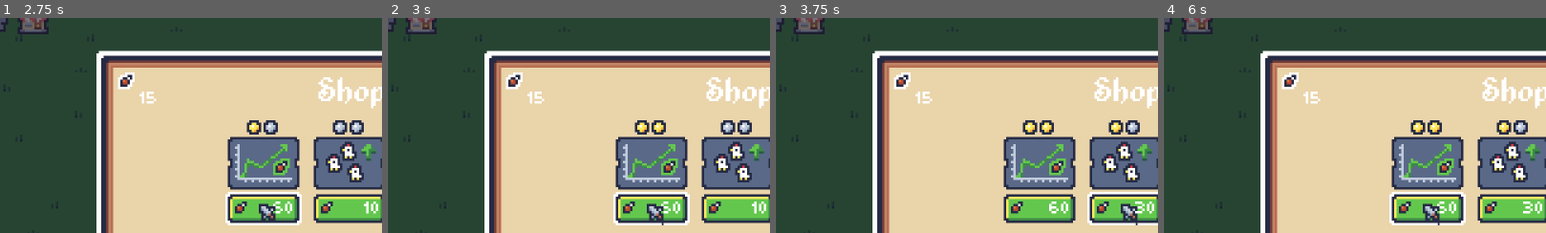
Above: before the commit, frames 1-4 (left to right).
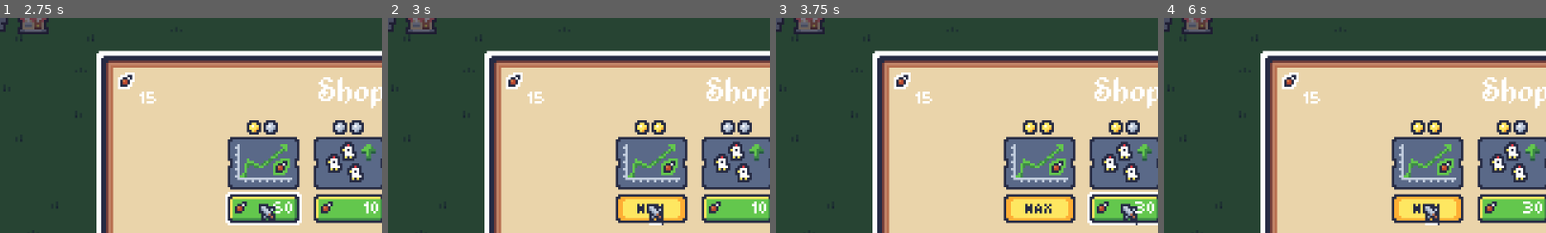
Above: after the commit, the same moments.

Repository: mrbartchak/chicken-incremental-game
Game: Godot game, scene res://ui/menu/main/main_menu.tscn
Same seed, same stepped clock (60 frames per second), same inputs: the game is played once before the commit and once after it. Sound files missing from this copy of the repository are replaced by a short silence.
Inputs (mouse positions are % of the whole screen's width and height, from its top left):
- Up to frame 1 (2.75 s): click "NEW GAME" at 0.5 s; click (9, 7) at 1.25 s; click "25" at 2 s
- Up to frame 2 (3 s): click "60" at 2.75 s
- Up to frame 3 (3.75 s): click "10" at 3.5 s
- Up to frame 4 (6 s): click "30" at 4.25 s; click (9, 7) at 5 s; click (39, 51) at 5.75 s, where only the run before the commit has a clickable "60"
The pictures show only the part of the screen within x 4-54%, y 6-56%; the shares and areas given below are measured in that part.

Frame 1 is identical in both runs. In frame 2, 2.3% of the frame differs, in the area x 59-79%, y 80-97%; in frame 3, 1.9%; in frame 4, 2.3%.

Commit message:
maxed out logo for when you... max out

Diff:
--- a/upgrades/upgrade_track_ui.gd
+++ b/upgrades/upgrade_track_ui.gd
@@ -8,6 +8,8 @@
 @onready var tier_container: HBoxContainer = $UpgradeTiers
 @onready var upgrade_icon: TextureRect = $CenterIcon/UpgradeIcon
 @onready var cost_label: Label = $PurchaseButton/CostLabel
+@onready var purchase_button: TextureButton = $PurchaseButton
+@onready var maxed_logo: TextureRect = $MaxedLogo
 
 func _ready() -> void:
 	GameState.upgrade_purchased.connect(_update_display)
@@ -20,7 +22,8 @@
 	_update_tiers(track.next_index)
 	var upgrade: Upgrade = track.get_next_upgrade()
 	if not upgrade:
-		print("thats the max")
+		purchase_button.visible = false
+		maxed_logo.visible = true
 		return
 	cost_label.text = str(upgrade.cost)
 	upgrade_icon.texture = upgrade.icon
--- a/upgrades/upgrade_track_ui.tscn
+++ b/upgrades/upgrade_track_ui.tscn
@@ -1,9 +1,10 @@
-[gd_scene load_steps=8 format=3 uid="uid://c4yp75834n5ji"]
+[gd_scene load_steps=9 format=3 uid="uid://c4yp75834n5ji"]
 
 [ext_resource type="Script" uid="uid://cbx3f068sgghh" path="res://upgrades/upgrade_track_ui.gd" id="1_m02ym"]
 [ext_resource type="Texture2D" uid="uid://bntyr0xn8ui0c" path="res://upgrades/assets/upgrade_tier_icon.png" id="2_dyvvi"]
 [ext_resource type="Texture2D" uid="uid://c7uhqdoarndb5" path="res://upgrades/assets/upgrade_tier_icon_empty.png" id="3_m02ym"]
 [ext_resource type="Texture2D" uid="uid://dkexwtmywpi4n" path="res://ui/menu/shop/shop_price_buttons.png" id="4_pwric"]
+[ext_resource type="Texture2D" uid="uid://lienbp28u3ar" path="res://upgrades/assets/max_upgrade_button.png" id="5_dyvvi"]
 
 [sub_resource type="AtlasTexture" id="AtlasTexture_ttsph"]
 atlas = ExtResource("4_pwric")
@@ -79,4 +80,10 @@
 label_settings = SubResource("LabelSettings_jn3yi")
 horizontal_alignment = 2
 
+[node name="MaxedLogo" type="TextureRect" parent="."]
+visible = false
+layout_mode = 2
+texture = ExtResource("5_dyvvi")
+stretch_mode = 2
+
 [connection signal="pressed" from="PurchaseButton" to="." method="_on_purchase_button_pressed"]
Binary file added: upgrades/assets/max_upgrade_button.png
Not shown, added: upgrades/assets/max_upgrade_button.png.import
